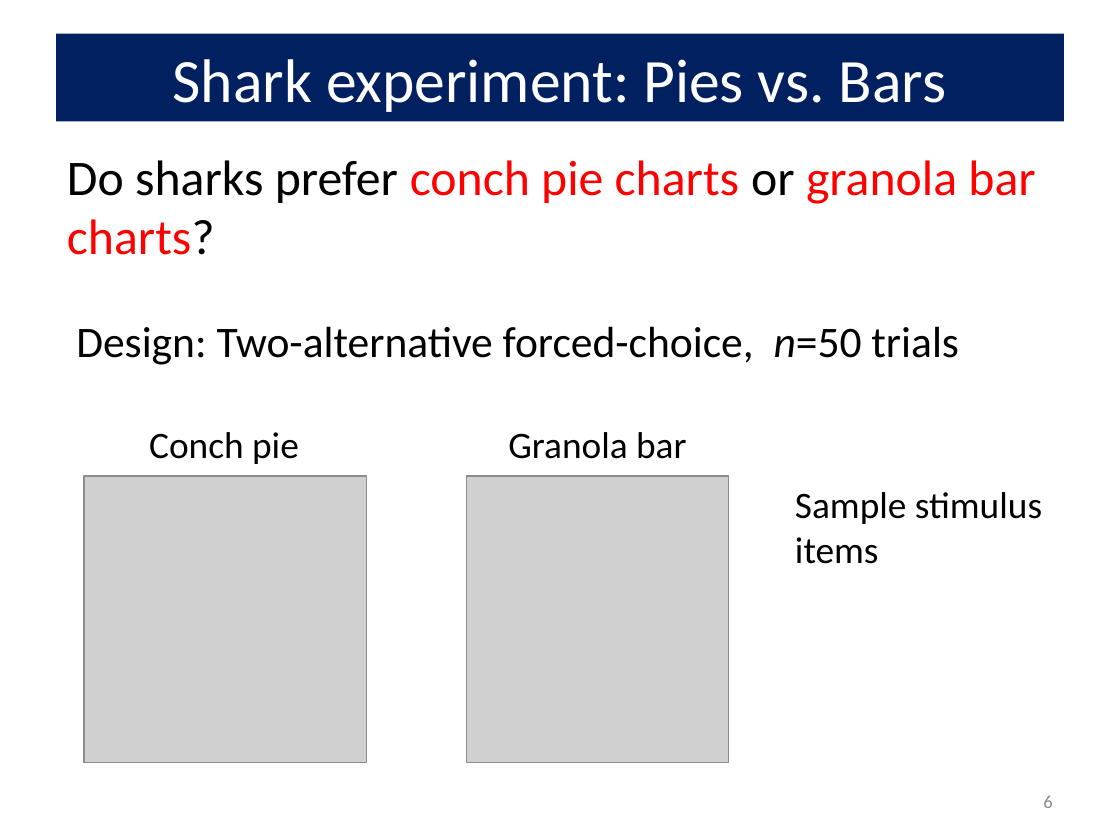
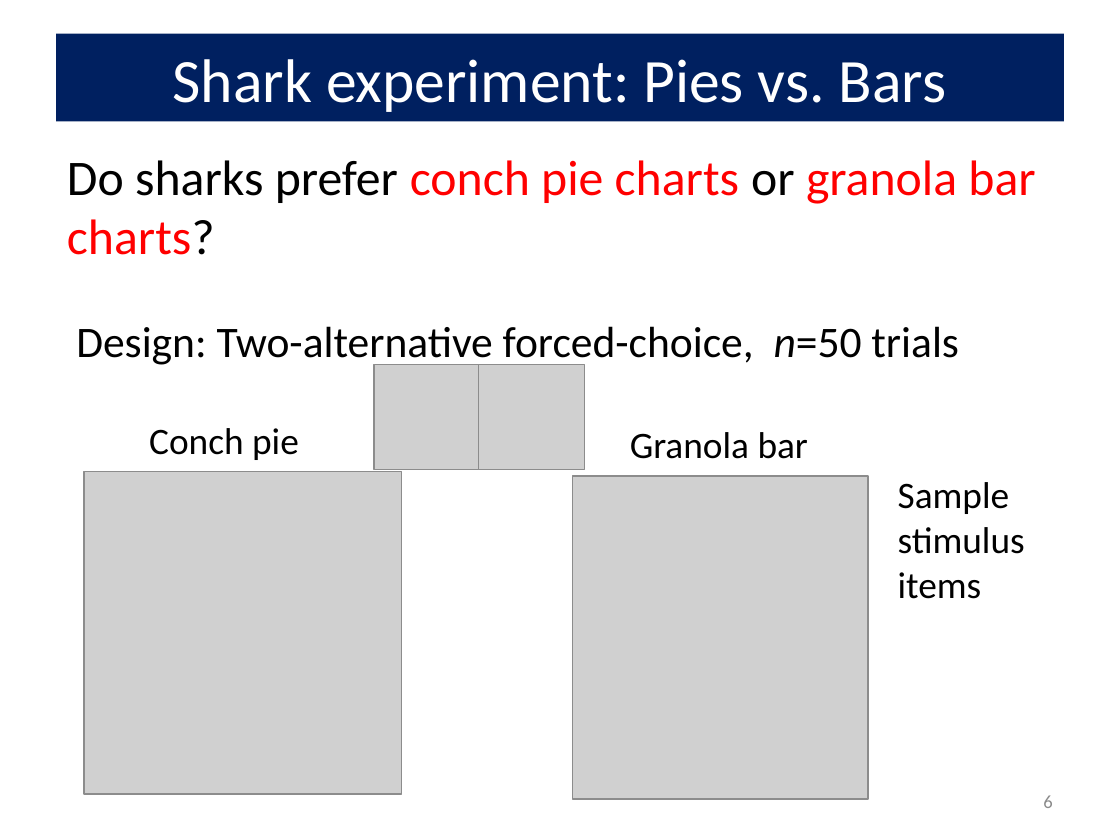
Before and after one commit to friendly/6135, a slide deck: slide 6 of lectures/DeepQuestions.pptx. Drawn at 1120x840 pixels with LibreOffice and Linux fonts; fonts in the diff are those of the drawing; grey boxes stand for pictures. Boxes give left, top, right and bottom in pixels: in the first picture for what was removed or moved away, otherwise in the second. Text is boxed around its words. In the diff, an @@ line names an element or a change of style, - is before the commit and + after.

```diff
--- a/lectures/DeepQuestions.pptx
+++ b/lectures/DeepQuestions.pptx
@@ picture added at [374,365,479,470] @@
@@ picture added at [479,365,585,470] @@
@@ text "Conch pie": place and size @@
-text "Conch pie" at [149,432,299,464]
+text "Conch pie" at [149,428,299,460]
@@ text "Granola bar": place and size @@
-text "Granola bar" at [508,432,686,459]
+text "Granola bar" at [630,432,808,459]
@@ picture: place and size @@
-picture at [84,476,366,763]
+picture at [84,472,401,794]
@@ picture: place and size @@
-picture at [467,476,729,763]
+picture at [573,476,868,799]
@@ text "Sample stimulus items" rewrapped from [795,492,1042,564] to [898,482,1025,599] @@
```
Also in this commit, not shown: 3 other slides changed, 2 slides added, 1 slide removed, 33 other files.
